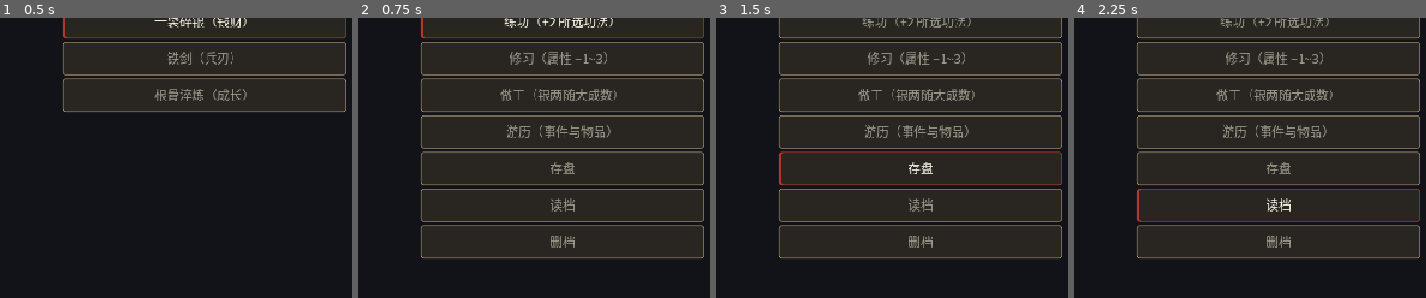
Above: before the commit, frames 1-4 (left to right).
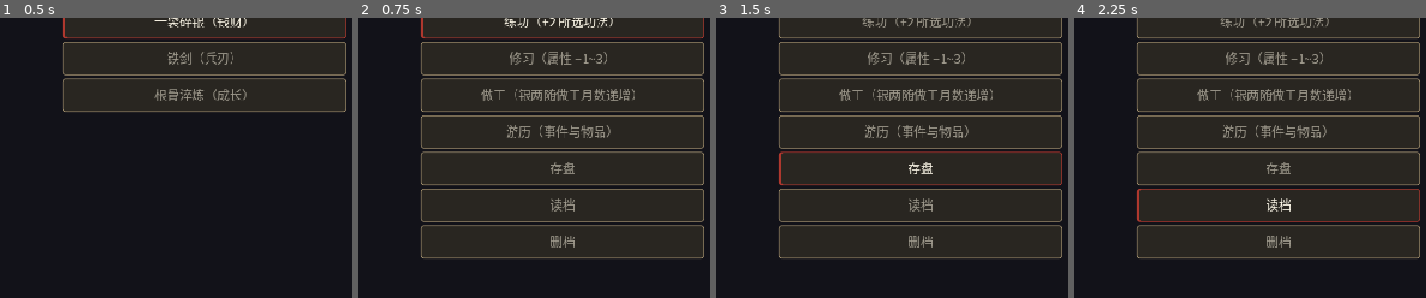
Above: after the commit, the same moments.

Repository: linxuhao/jinyong-heroes
Game: Godot game, scene res://scenes/segments/cultivation.tscn
The game is run twice, just before and just after one commit, with the same random seed, the same clock (stepped at 60 frames per second) and the same inputs. This scene is started directly instead of the project's main scene. Sound files missing from this copy of the repository are replaced by a short silence.
Inputs:
- Up to frame 1 (0.5 s): no input
- Up to frame 2 (0.75 s): click "一袋碎银（钱财）" at 0.5 s
- Up to frame 3 (1.5 s): click "存盘" at 1.25 s
- Up to frame 4 (2.25 s): click "读档" at 2 s
The pictures show only the part of the screen within x 50-100%, y 14-64%; the shares and areas given below are measured in that part.

Frame 1 is identical in both runs. In frame 2, 1.0% of the frame differs, in the area x 34-79%, y 25-30%; in frame 3, 1.0%; in frame 4, 1.0%.

Commit message:
dpe_game/t_impl: fix_c7_work_economy [jinyong-r3b] (5 file(s))

Diff:
--- a/scripts/autoload/i18n.gd
+++ b/scripts/autoload/i18n.gd
@@ -487,7 +487,7 @@
 	"游历": "Travel",
 		"练功（+2 所选功法）": "Train (+2 to chosen art)",
 		"修习（属性 +1~3）": "Study (attr +1~3)",
-		"做工（银两随大成数）": "Work (silver scales with mastered arts)",
+		"做工（银两随做工月数递增）": "Work (silver grows with months worked)",
 		"游历（事件与物品）": "Travel (events & items)",
 	"存盘": "Save",
 	"读档": "Load",
--- a/scripts/autoload/save_manager.gd
+++ b/scripts/autoload/save_manager.gd
@@ -72,6 +72,11 @@
 ## divergence nail compares leg B's evaluation_text against this to prove two
 ## playstyles evaluate differently. "" until the first ending renders.
 var first_ending_evaluation: String = ""
+## Surface: the profile.silver at the FIRST ending reached this session (C7
+## work-economy ratio nail — leg A captures it, leg B compares final_silver
+## against it). Written by ending.gd on its first _render, same lifecycle as
+## first_ending_evaluation. 0 until the first ending renders.
+var first_ending_silver: int = 0
 var decks: Dictionary = {}    # {"economy": {"remaining": Array, "drawn": Array}, ...} — six keys, all String
 var segment: String = ""      # not surface; save writes GameManager.current_state, load restores it
 
--- a/scripts/data/progression_math.gd
+++ b/scripts/data/progression_math.gd
@@ -43,11 +43,13 @@
 		total += int(GRADE_POINTS.get(grade, 0))
 	return total
 
-## Work income: 10 + 2 * mastered_count (PROVISIONAL R3 D3). Monotone
-## non-decreasing; strictly > 10 once mastered >= 1. Total over all ints
-## (negative input clamps to 0 via maxi).
-static func work_income(mastered: int) -> int:
-	return 10 + 2 * maxi(mastered, 0)
+## Work income: 10 + 3 * months_worked (PROVISIONAL R3 D3, C7). Monotone
+## non-decreasing; strictly > 10 once months_worked >= 1. Total over all ints
+## (negative input clamps to 0 via maxi). Input n is the CURRENT work_months
+## deed value at call time (0-indexed), not "the n-th call" — the caller reads
+## the deed BEFORE incrementing it, so the k-th work month pays 10 + 3*(k-1).
+static func work_income(months_worked: int) -> int:
+	return 10 + 3 * maxi(months_worked, 0)
 
 ## Deed score: travel_resolved and silver_earned weighted (PROVISIONAL
 ## weights). Missing keys read as 0 without raising.
--- a/scripts/segments/cultivation.gd
+++ b/scripts/segments/cultivation.gd
@@ -486,10 +486,12 @@
 			last_action_silver = 0
 			last_yield_text = tr("修习：%s +%d") % [str(action.get("target", "bone")), gain]
 		"work":
-			# 做工: silver scales with mastered arts — the only action whose yield
-			# compounds with the run, and the only repeatable silver source that
-			# beats the one-shot free cards. Pure arithmetic, zero new RNG.
-			var gain: int = ProgressionMath.work_income(ProgressionMath.mastered_count(SaveManager.profile))
+			# 做工: silver grows with each month worked (10 + 3 * work_months) —
+			# the only action whose yield compounds with the run, and the only
+			# repeatable silver source that beats the one-shot free cards. Pure
+			# arithmetic, zero new RNG. The gain MUST be computed from the deed
+			# BEFORE work_months is incremented (current order, byte-identical).
+			var gain: int = ProgressionMath.work_income(SaveManager.profile.get_deed("work_months"))
 			SaveManager.profile.silver += gain
 			SaveManager.profile.deeds["work_months"] = SaveManager.profile.get_deed("work_months") + 1
 			SaveManager.profile.deeds["silver_earned"] = SaveManager.profile.get_deed("silver_earned") + gain
@@ -740,7 +742,7 @@
 			for c in _monthly_cards:
 				labels.append(_card_button_label(c))
 		"ACTION_PICK":
-			var action_labels: Array[String] = ["练功（+2 所选功法）", "修习（属性 +1~3）", "做工（银两随大成数）", "游历（事件与物品）", "存盘", "读档", "删档"]
+			var action_labels: Array[String] = ["练功（+2 所选功法）", "修习（属性 +1~3）", "做工（银两随做工月数递增）", "游历（事件与物品）", "存盘", "读档", "删档"]
 			for label in action_labels:
 				labels.append(tr(label))
 		"GONGFA_PICK":
--- a/scripts/segments/ending.gd
+++ b/scripts/segments/ending.gd
@@ -26,12 +26,17 @@
 ## Surface: true after restart routed onward.
 var done: bool = false
 
+## Surface: snapshot of SaveManager.profile.silver at _ready (C7 work-economy
+## ratio nail — the ending silver the player actually reached).
+var final_silver: int = 0
+
 ## Surface: button name -> pressed-signal wired.
 var pressed_connected: Dictionary = {}
 
 
 func _ready() -> void:
 	_wire_restart_button()
+	final_silver = SaveManager.profile.silver
 	var ev: Dictionary = EndingLogic.evaluate(SaveManager.profile, SaveManager.profile.deeds)
 	tier = int(ev["tier"])
 	score = int(ev["score"])
@@ -79,6 +84,7 @@
 	evaluation_text = summary
 	if SaveManager.first_ending_evaluation == "":
 		SaveManager.first_ending_evaluation = summary
+		SaveManager.first_ending_silver = SaveManager.profile.silver
 	body.text = tr("【结局 · %s】\n\n%s\n\n%s\n\n按回车重新开始") % [tr(title), tr(text_lines), summary]
 	var restart_btn: Button = get_node_or_null("RestartButton") as Button
 	if restart_btn != null:
